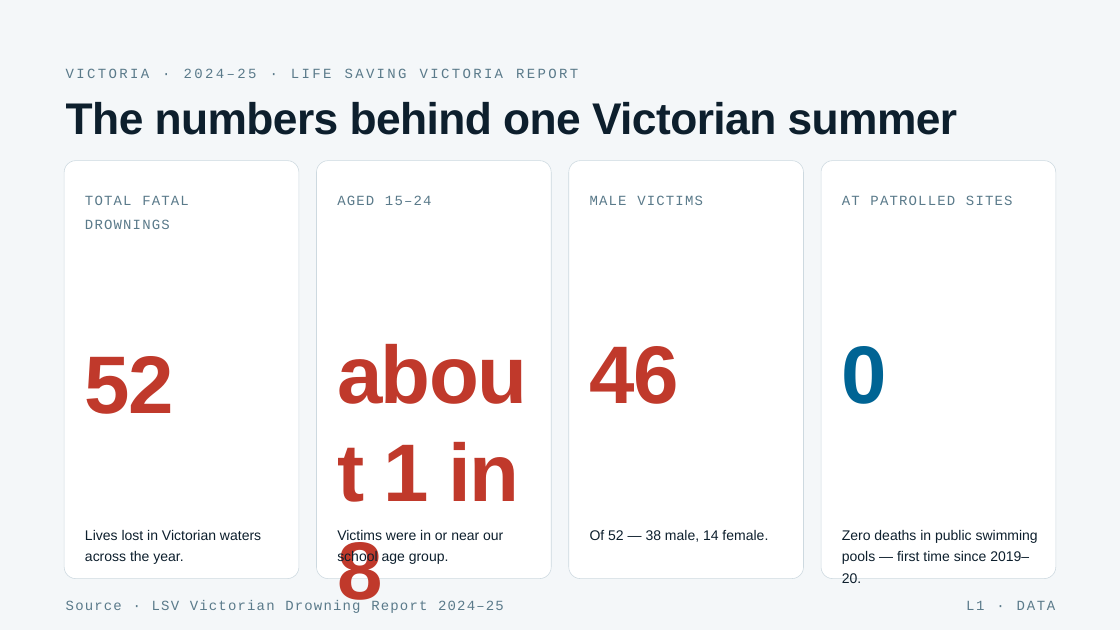
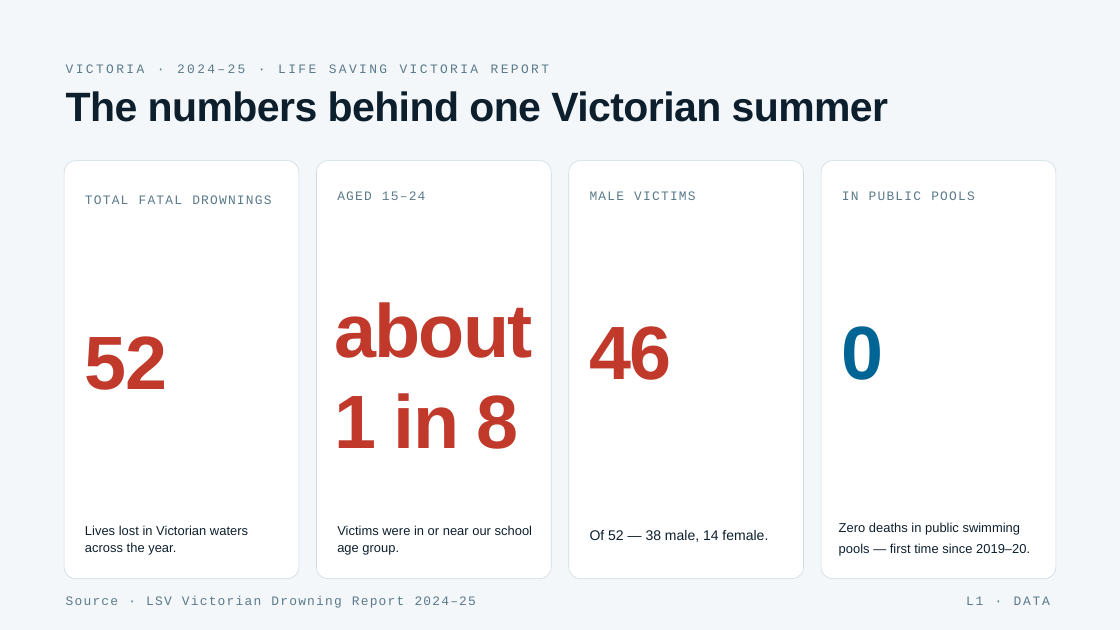
Before and after one commit to Emilie-Harrison/swim-water-safety, a slide deck: slide 5 of Swim_Water_Safety_Years_7-8.pptx. Drawn at 1120x630 pixels with LibreOffice and Linux fonts; fonts in the diff are those of the drawing. Boxes give left, top, right and bottom in pixels: in the first picture for what was removed or moved away, otherwise in the second. Text is boxed around its words. In the diff, an @@ line names an element or a change of style, - is before the commit and + after.

```diff
--- a/Swim_Water_Safety_Years_7-8.pptx
+++ b/Swim_Water_Safety_Years_7-8.pptx
@@ text "The numbers behind one Victorian ..." at (x1=66, y1=91, x2=889, y2=122): size 57 to 52.7 pt; line spacing 1.05 to 0.85 @@
@@ text "TOTAL FATAL DROWNINGS" at (x1=85, y1=195, x2=271, y2=204): size 18 to 16.6 pt @@
@@ text at (x1=842, y1=191, x2=975, y2=200): text changed; size 18 to 16.6 pt @@
-AT PATROLLED SITES
+IN PUBLIC POOLS
@@ text "about 1 in 8" moved from (x1=337, y1=442, x2=519, y2=614) to (x1=334, y1=302, x2=533, y2=449) @@
@@ text "about 1 in 8" at (x1=334, y1=302, x2=533, y2=449): size 105 to 97.1 pt @@
@@ size 105 to 97.1 pt; line spacing 1 to 0.8 in 3 elements at (x1=85, y1=336, x2=167, y2=390), (x1=590, y1=326, x2=672, y2=380), (x1=842, y1=326, x2=884, y2=380) @@
@@ text "Lives lost in Victorian waters ..." at (x1=85, y1=525, x2=248, y2=555): size 18 to 16.6 pt; line spacing 1.3 to 1.1 @@
@@ text "Victims were in or near ..." at (x1=337, y1=525, x2=532, y2=555): size 18 to 16.6 pt; line spacing 1.3 to 1.1 @@
@@ text "Zero deaths in public swimming ..." at (x1=839, y1=522, x2=1030, y2=555): size 18 to 16.6 pt @@
@@ size 18 to 16.6 pt; line spacing 1.4 to 1.2 in 5 elements at (x1=66, y1=64, x2=549, y2=73), (x1=337, y1=191, x2=426, y2=200), (x1=590, y1=191, x2=695, y2=200), (x1=66, y1=596, x2=476, y2=608), (x1=966, y1=596, x2=1050, y2=605) @@
```
Also in this commit, not shown: 40 other slides changed, 4 other files.
